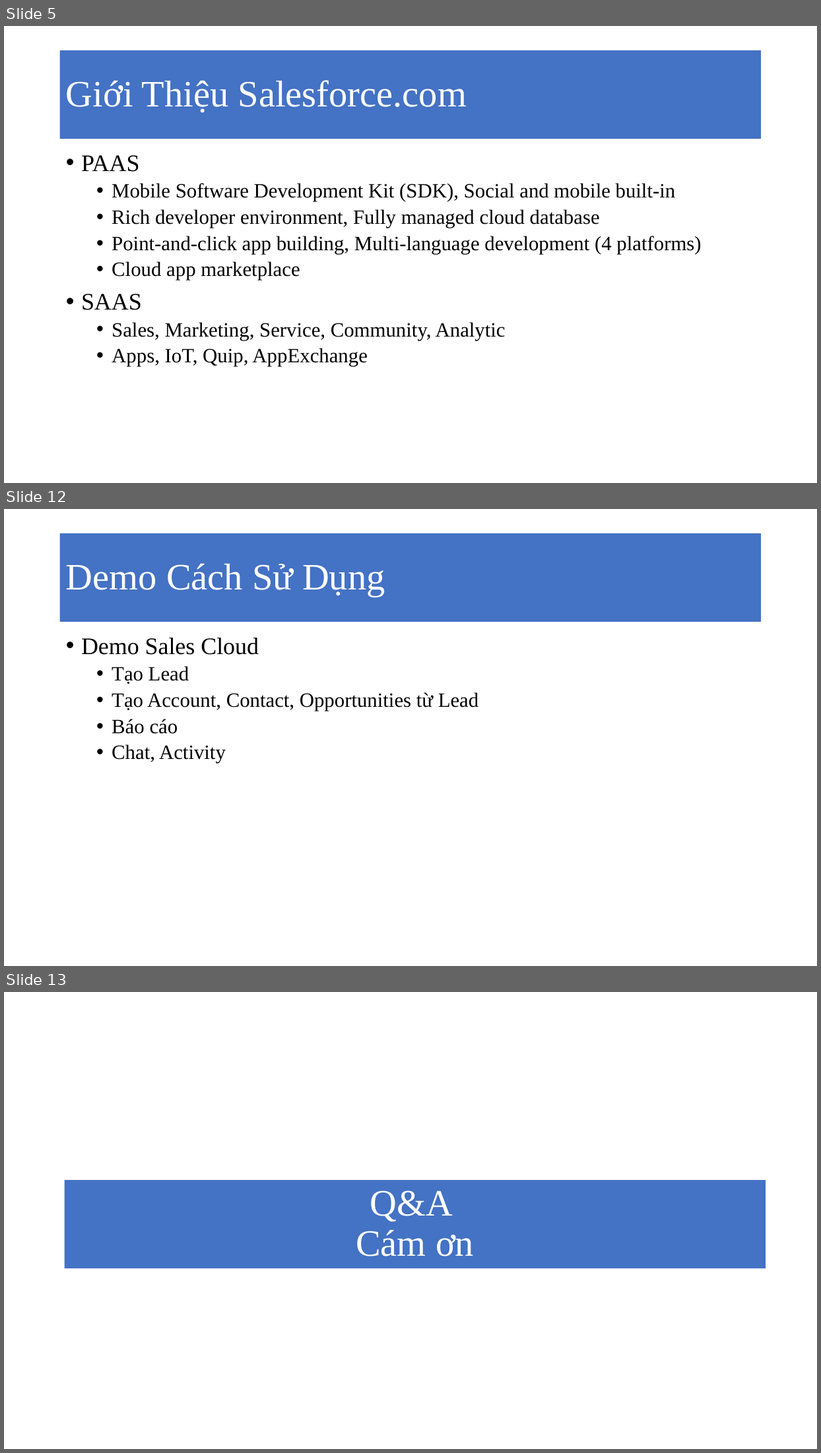
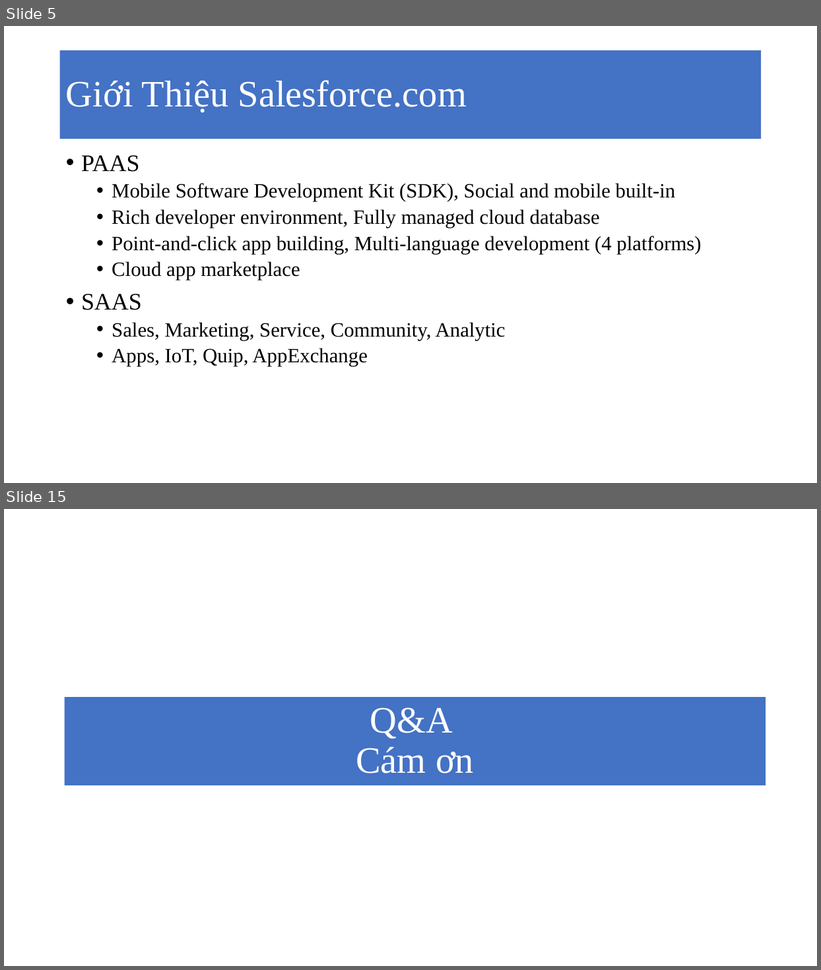
Before and after one commit to MaiBui/graduate-class, a slide deck: cloud_computing/Salesforce.pptx. Shown one above the other, each under a label of ours: slides 5, 12 and 13 before the commit, slides 5 and 15 after it; the slides between them are not shown. The pictures are 821x1453 and 821x970 pixels, drawn with LibreOffice and Linux fonts; fonts in the diff are those of the drawing. Boxes give left, top, right and bottom in pixels: in the first picture for what was removed or moved away, otherwise in the second. Text is boxed around its words. In the diff, an @@ line names an element or a change of style, - is before the commit and + after.

```diff
--- a/cloud_computing/Salesforce.pptx
+++ b/cloud_computing/Salesforce.pptx
@@ slide 12 removed at [4, 509, 817, 966], background #FFFFFF @@
@@ title removed at [60, 533, 762, 622] @@
-Demo Cách Sử Dụng
@@ text removed at [81, 638, 479, 763] @@
-• Demo Sales Cloud
-  • Tạo Lead
-  • Tạo Account, Contact, Opportunities từ Lead
-  • Báo cáo
-  • Chat, Activity
@@ what was slide 13 is now slide 15 @@
```
Also in this commit, not shown: 8 slides changed, 3 slides added.
